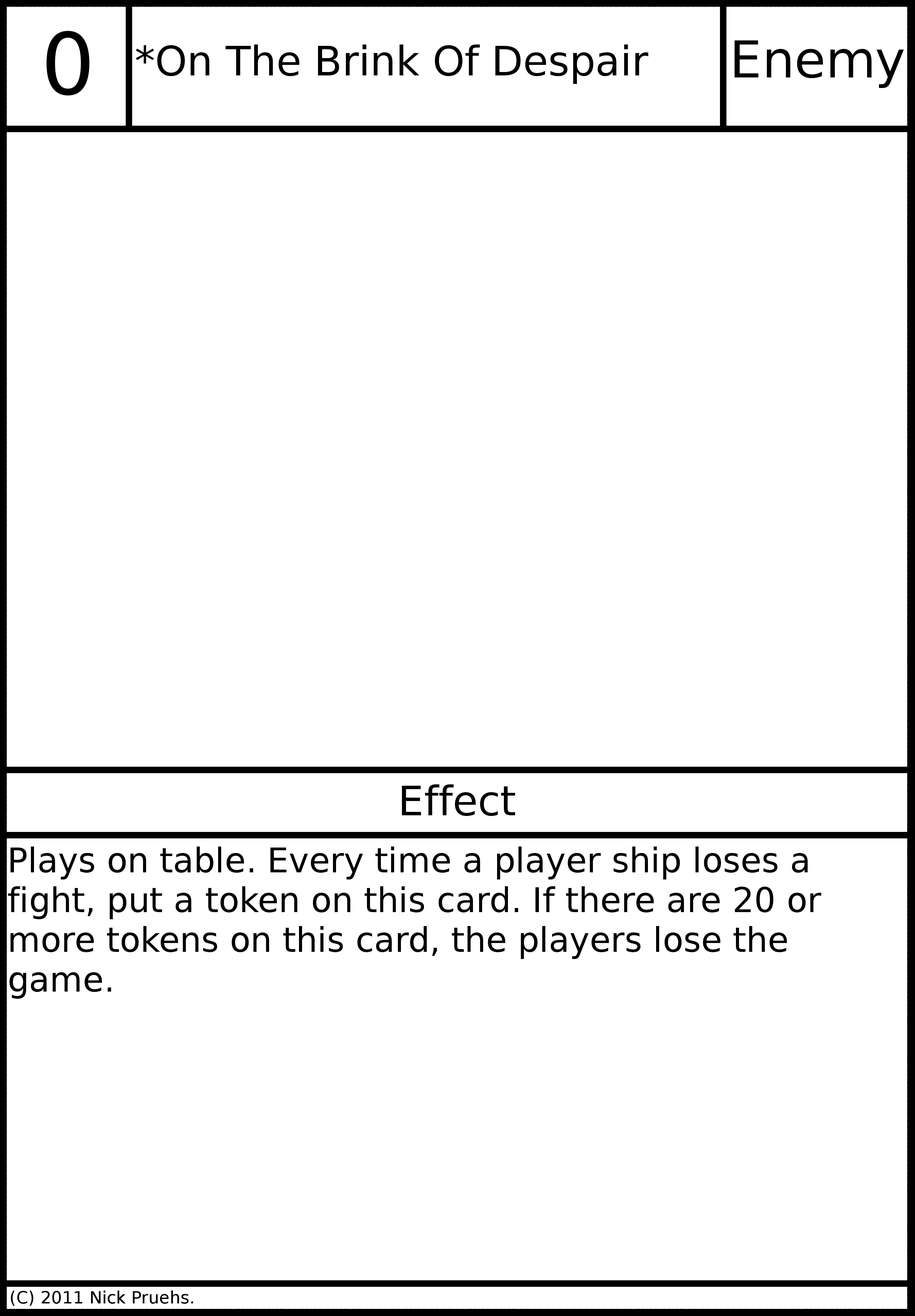
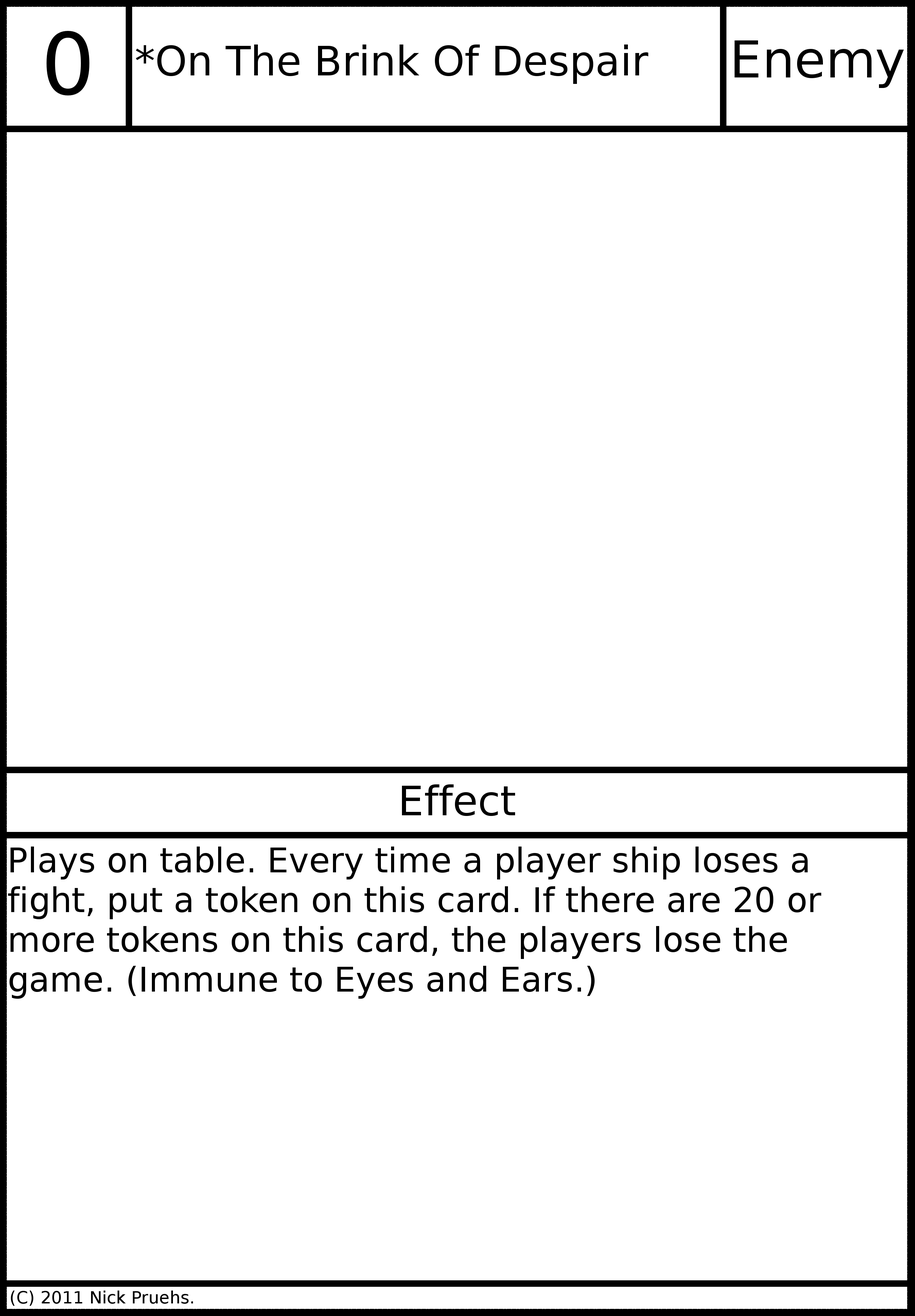
Layered file, before and after one edit (915 × 1316). Changes by layer:
painted on "Card Text" over [128, 965, 595, 999]
